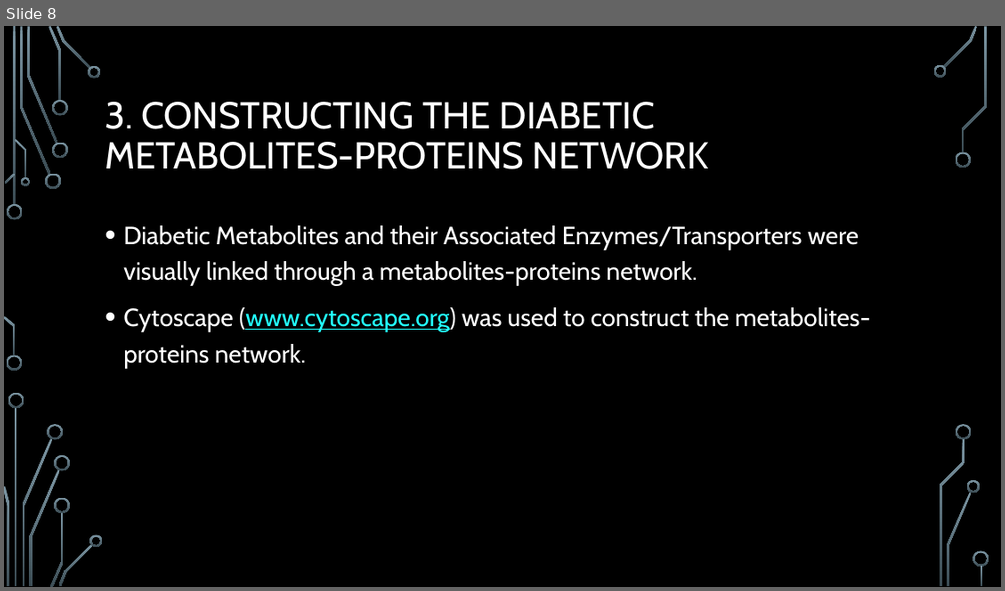
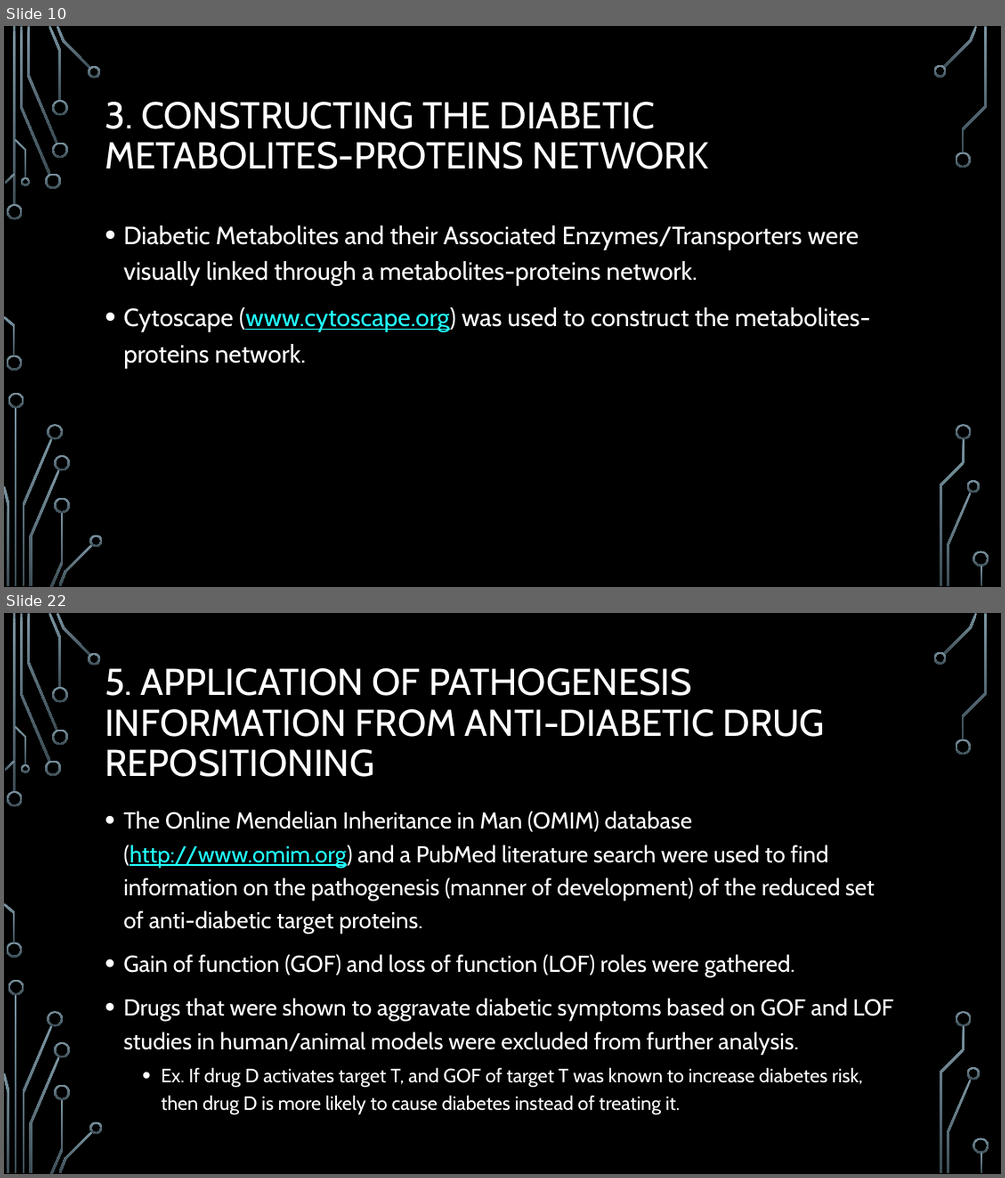
Before and after one commit to dtlehrer/repurp, a slide deck: KeyResources/Zhang_OmicsDataMining/Diabetes_2015/MethodsOverview_ZhangDiabetes.pptx. Shown one above the other, each under a label of ours: slide 8 before the commit, slides 10 and 22 after it; the slides between them are not shown. The pictures are 1005x591 and 1005x1178 pixels, drawn with LibreOffice and Linux fonts; fonts in the diff are those of the drawing; background and template pictures are left out. Boxes give left, top, right and bottom in pixels: in the first picture for what was removed or moved away, otherwise in the second. Text is boxed around its words. In the diff, an @@ line names an element or a change of style, - is before the commit and + after.

```diff
--- a/KeyResources/Zhang_OmicsDataMining/Diabetes_2015/MethodsOverview_ZhangDiabetes.pptx
+++ b/KeyResources/Zhang_OmicsDataMining/Diabetes_2015/MethodsOverview_ZhangDiabetes.pptx
@@ slide 22 added at (x1=4, y1=613, x2=1001, y2=1174), background picture (left out); not listed: 36 template elements that a slide beside it also shows @@
@@ title added at (x1=105, y1=668, x2=825, y2=777), 36 pt, text #FFFFFF @@
+5. APPLICATION OF PATHOGENESIS INFORMATION FROM ANTI-DIABETIC DRUG REPOSITIONING
@@ text added at (x1=123, y1=811, x2=894, y2=1115), 22.2 pt, text #FFFFFF @@
+• The Online Mendelian Inheritance in Man (OMIM) database (http://www.omim.org) and a PubMed literature search were used to find information on the pathogenesis (manner of development) of the reduced set of anti-diabetic target proteins.
+• Gain of function (GOF) and loss of function (LOF) roles were gathered.
+• Drugs that were shown to aggravate diabetic symptoms based on GOF and LOF studies in human/animal models were excluded from further analysis.
+  • Ex. If drug D activates target T, and GOF of target T was known to increase diabetes risk, then drug D is more likely to cause diabetes instead of treating it.
@@ what was slide 8 is now slide 10 @@
```
Also in this commit, not shown: 4 slides changed, 19 other slides added.
